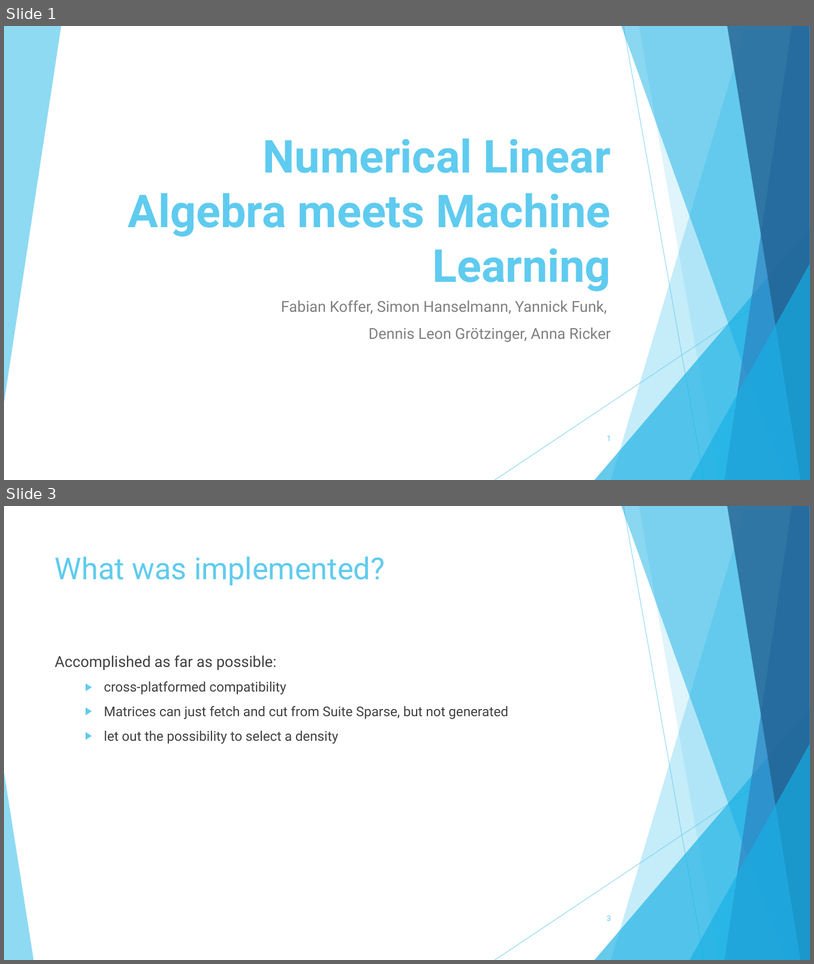
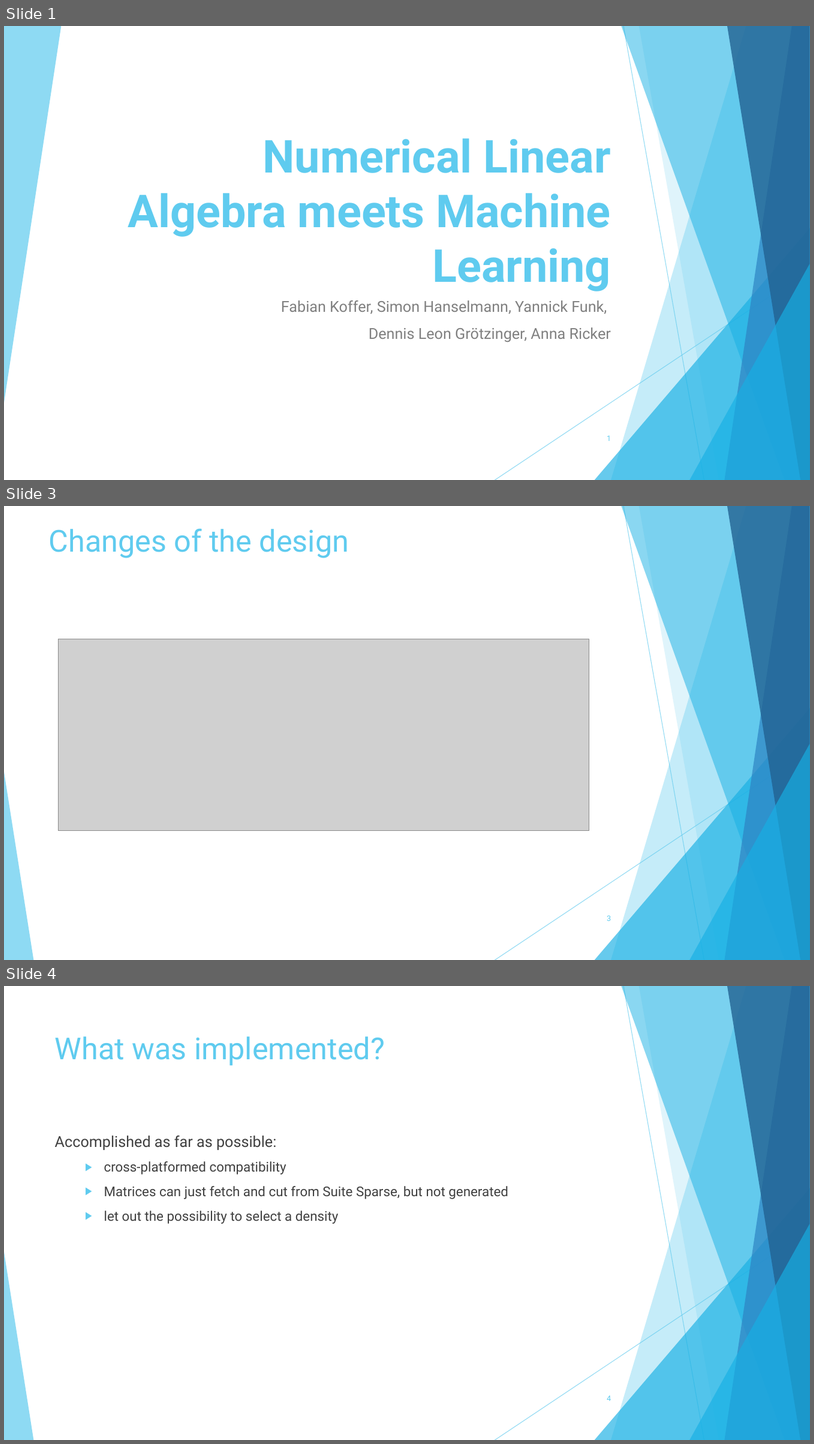
Before and after one commit to TheSlimvReal/PSE---LA-meets-ML, a slide deck: Implementation Sheet/Impl_sheet_presentation.pptx. Shown one above the other, each under a label of ours: slides 1 and 3 before the commit, slides 1, 3 and 4 after it; the slides between them are not shown. The pictures are 814x964 and 814x1444 pixels, drawn with LibreOffice and Linux fonts; fonts in the diff are those of the drawing; grey boxes stand for pictures. Boxes give left, top, right and bottom in pixels: in the first picture for what was removed or moved away, otherwise in the second. Text is boxed around its words. In the diff, an @@ line names an element or a change of style, - is before the commit and + after.

Commit message:
added pictures of module changes to impl report and presentation

```diff
--- a/Implementation Sheet/Impl_sheet_presentation.pptx
+++ b/Implementation Sheet/Impl_sheet_presentation.pptx
@@ slide 3 added at <box>4,506,810,960</box>, background #FFFFFF; not listed: 10 template elements that a slide beside it also shows @@
@@ title added at <box>49,528,349,558</box>, 36 pt, text #5FCBEF @@
+Changes of the design
@@ picture added at <box>59,639,590,831</box> @@
@@ page number added at <box>607,915,611,921</box>, 9 pt, text #5FCBEF @@
+3
@@ what was slide 3 is now slide 4 @@
@@ page number at <box>607,1395,611,1401</box>: text changed @@
-3
+4
```
Also in this commit, not shown: 1 slide changed, 10 other files.
